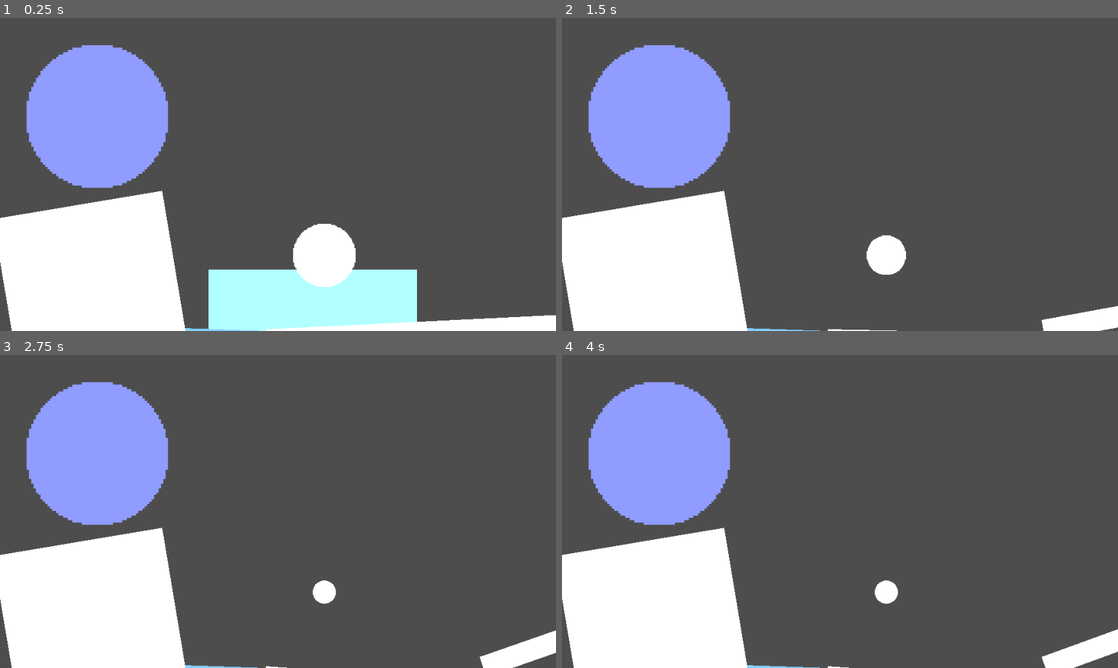
Above: before the commit, frames 1-4 (two rows, left to right).
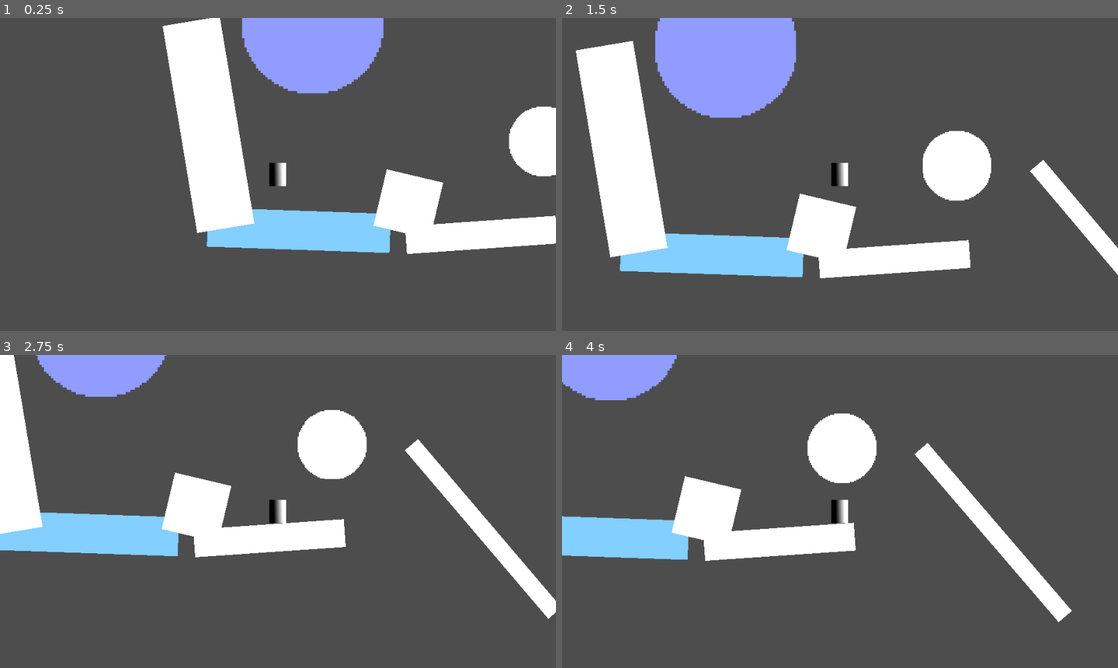
Above: after the commit, the same moments.

Repository: ManechLepage/PlatformerJam
Game: Godot game, scene res://Scenes/Map.tscn
Two runs of this game, one before a commit and one after it. Both use one fixed random seed, a clock stepped at 60 frames per second and the inputs below.
Inputs (mouse positions are in pixels of both pictures, inside the frame that each line leads up to):
- Up to frame 1 (0.25 s): no input
- Up to frame 2 (1.5 s): move the mouse to (962, 158) at 0.52 s; hold Right (Right) from 0.53 s (still down); click (962, 158) at 0.6 s; tap W (Jump) at 0.77 s; move the mouse to (728, 190) at 1.27 s; click (728, 190) at 1.35 s
- Up to frame 3 (2.75 s): tap W (Jump) at 1.52 s; move the mouse to (333, 442) at 2.02 s; release Right (Right) at 2.03 s; hold Left (Left) from 2.03 s (still down); click (333, 442) at 2.1 s
- Up to frame 4 (4 s): move the mouse to (812, 574) at 2.77 s; release Left (Left) at 2.78 s; hold Right (Right) from 2.78 s (still down); click (812, 574) at 2.85 s; tap W (Jump) at 3.02, 3.77 s; move the mouse to (1006, 558) at 3.52 s; click (1006, 558) at 3.6 s

The runs differ from the first frame. In frame 1, 53% of the frame differs, in the area x 0-100%, y 0-100%; in frame 2, 35%; in frame 3, 38%; in frame 4, 34%.

Commit message:
start waterfall

Diff:
--- a/platformer-jam/Scenes/Map.tscn
+++ b/platformer-jam/Scenes/Map.tscn
@@ -3,6 +3,8 @@
 [ext_resource type="Script" uid="uid://cgxit30qlrl5e" path="res://Global_animations.gd" id="1_7yn8b"]
 [ext_resource type="PackedScene" uid="uid://do7h5f4dt7trf" path="res://Scenes/Square.tscn" id="2_etk83"]
 [ext_resource type="PackedScene" uid="uid://dmscdkae8mbdb" path="res://Scenes/Circle.tscn" id="3_etk83"]
+[ext_resource type="PackedScene" uid="uid://jus0vffp4nem" path="res://Scenes/Player/player.tscn" id="4_qumfl"]
+[ext_resource type="PackedScene" uid="uid://dry82gupjq6pi" path="res://Scenes/waterfall.tscn" id="5_r08cw"]
 
 [sub_resource type="Animation" id="Animation_qumfl"]
 resource_name = "Lucidity"
@@ -10,58 +12,46 @@
 tracks/0/type = "value"
 tracks/0/imported = false
 tracks/0/enabled = true
-tracks/0/path = NodePath("T_door:position")
+tracks/0/path = NodePath("T_obstacle_cir:scale")
 tracks/0/interp = 1
 tracks/0/loop_wrap = true
 tracks/0/keys = {
-"times": PackedFloat32Array(0, 0.1),
-"transitions": PackedFloat32Array(1, 1),
-"update": 0,
-"values": [Vector2(360, 380.00003), Vector2(360, 560)]
-}
-tracks/1/type = "value"
-tracks/1/imported = false
-tracks/1/enabled = true
-tracks/1/path = NodePath("T_obstacle_cir:scale")
-tracks/1/interp = 1
-tracks/1/loop_wrap = true
-tracks/1/keys = {
 "times": PackedFloat32Array(0, 0.2),
 "transitions": PackedFloat32Array(1, 1),
 "update": 0,
 "values": [Vector2(1.205, 1.205), Vector2(0.396, 0.396)]
 }
+tracks/1/type = "value"
+tracks/1/imported = false
+tracks/1/enabled = true
+tracks/1/path = NodePath("T_rot_floor:rotation")
+tracks/1/interp = 1
+tracks/1/loop_wrap = true
+tracks/1/keys = {
+"times": PackedFloat32Array(0, 0.25),
+"transitions": PackedFloat32Array(1, 1),
+"update": 0,
+"values": [0.87266463, -0.34906584]
+}
 tracks/2/type = "value"
 tracks/2/imported = false
 tracks/2/enabled = true
-tracks/2/path = NodePath("T_rot_floor:rotation")
+tracks/2/path = NodePath("T_obstacle_cir_2:scale")
 tracks/2/interp = 1
 tracks/2/loop_wrap = true
 tracks/2/keys = {
-"times": PackedFloat32Array(0, 0.25),
-"transitions": PackedFloat32Array(1, 1),
-"update": 0,
-"values": [0.0, -0.34906584]
-}
-tracks/3/type = "value"
-tracks/3/imported = false
-tracks/3/enabled = true
-tracks/3/path = NodePath("T_obstacle_cir_2:scale")
-tracks/3/interp = 1
-tracks/3/loop_wrap = true
-tracks/3/keys = {
 "times": PackedFloat32Array(0, 0.2),
 "transitions": PackedFloat32Array(1, 1),
 "update": 0,
 "values": [Vector2(0.55, 0.55), Vector2(1.595, 1.595)]
 }
-tracks/4/type = "value"
-tracks/4/imported = false
-tracks/4/enabled = true
-tracks/4/path = NodePath("T_floor_2:rotation")
-tracks/4/interp = 1
-tracks/4/loop_wrap = true
-tracks/4/keys = {
+tracks/3/type = "value"
+tracks/3/imported = false
+tracks/3/enabled = true
+tracks/3/path = NodePath("T_floor_2:rotation")
+tracks/3/interp = 1
+tracks/3/loop_wrap = true
+tracks/3/keys = {
 "times": PackedFloat32Array(0, 0.2),
 "transitions": PackedFloat32Array(1, 1),
 "update": 0,
@@ -73,58 +63,46 @@
 tracks/0/type = "value"
 tracks/0/imported = false
 tracks/0/enabled = true
-tracks/0/path = NodePath("T_door:position")
+tracks/0/path = NodePath("T_obstacle_cir:scale")
 tracks/0/interp = 1
 tracks/0/loop_wrap = true
 tracks/0/keys = {
 "times": PackedFloat32Array(0),
 "transitions": PackedFloat32Array(1),
 "update": 0,
-"values": [Vector2(360, 380.00003)]
+"values": [Vector2(1, 1)]
 }
 tracks/1/type = "value"
 tracks/1/imported = false
 tracks/1/enabled = true
-tracks/1/path = NodePath("T_obstacle_cir:scale")
+tracks/1/path = NodePath("T_rot_floor:rotation")
 tracks/1/interp = 1
 tracks/1/loop_wrap = true
 tracks/1/keys = {
 "times": PackedFloat32Array(0),
 "transitions": PackedFloat32Array(1),
 "update": 0,
-"values": [Vector2(1, 1)]
+"values": [0.34906584]
 }
 tracks/2/type = "value"
 tracks/2/imported = false
 tracks/2/enabled = true
-tracks/2/path = NodePath("T_rot_floor:rotation")
+tracks/2/path = NodePath("T_obstacle_cir_2:scale")
 tracks/2/interp = 1
 tracks/2/loop_wrap = true
 tracks/2/keys = {
 "times": PackedFloat32Array(0),
 "transitions": PackedFloat32Array(1),
 "update": 0,
-"values": [0.34906584]
+"values": [Vector2(0.55, 0.55)]
 }
 tracks/3/type = "value"
 tracks/3/imported = false
 tracks/3/enabled = true
-tracks/3/path = NodePath("T_obstacle_cir_2:scale")
+tracks/3/path = NodePath("T_floor_2:rotation")
 tracks/3/interp = 1
 tracks/3/loop_wrap = true
 tracks/3/keys = {
-"times": PackedFloat32Array(0),
-"transitions": PackedFloat32Array(1),
-"update": 0,
-"values": [Vector2(0.55, 0.55)]
-}
-tracks/4/type = "value"
-tracks/4/imported = false
-tracks/4/enabled = true
-tracks/4/path = NodePath("T_floor_2:rotation")
-tracks/4/interp = 1
-tracks/4/loop_wrap = true
-tracks/4/keys = {
 "times": PackedFloat32Array(0),
 "transitions": PackedFloat32Array(1),
 "update": 0,
@@ -144,11 +122,6 @@
 autoplay = &"Lucidity"
 speed_scale = 0.0
 script = ExtResource("1_7yn8b")
-
-[node name="T_door" parent="." unique_id=166165308 instance=ExtResource("2_etk83")]
-modulate = Color(0.69484264, 1, 0.9988758, 1)
-position = Vector2(360, 380.00003)
-scale = Vector2(1.215, 2.62)
 
 [node name="T_ceiling" parent="." unique_id=333022209 instance=ExtResource("3_etk83")]
 modulate = Color(0.5648586, 0.6104487, 1, 1)
@@ -172,7 +145,7 @@
 scale = Vector2(2.605, 0.48)
 
 [node name="T_obstacle_cir" parent="." unique_id=102090910 instance=ExtResource("3_etk83")]
-position = Vector2(560, 409.00003)
+position = Vector2(567, 375)
 
 [node name="T_rot_floor" parent="." unique_id=924663462 instance=ExtResource("2_etk83")]
 position = Vector2(828, 521)
@@ -182,3 +155,21 @@
 [node name="T_obstacle_cir_2" parent="." unique_id=1595801041 instance=ExtResource("3_etk83")]
 position = Vector2(1130, 452)
 scale = Vector2(0.55, 0.55)
+
+[node name="Player" parent="." unique_id=1898798850 instance=ExtResource("4_qumfl")]
+position = Vector2(108, 374)
+
+[node name="Camera2D" type="Camera2D" parent="Player" unique_id=187496255]
+
+[node name="T_obstacle_sq_1" parent="." unique_id=166165308 instance=ExtResource("2_etk83")]
+position = Vector2(333, 483.99997)
+rotation = 0.23212878
+
+[node name="Square" parent="." unique_id=189950919 instance=ExtResource("2_etk83")]
+position = Vector2(1286, 484)
+rotation = 0.017453292
+scale = Vector2(1.835, 0.865)
+
+[node name="Waterfall" parent="." unique_id=1257707682 instance=ExtResource("5_r08cw")]
+position = Vector2(1290, 440)
+scale = Vector2(5, 5)
--- a/platformer-jam/Scenes/Player/player.tscn
+++ b/platformer-jam/Scenes/Player/player.tscn
@@ -47,7 +47,6 @@
 run = NodePath("../Running")
 fall = NodePath("../Fall")
 meditate_idle = NodePath("../MeditateIdle")
-friction = null
 
 [node name="Fall" type="Node" parent="StateMachine" unique_id=2110054641 node_paths=PackedStringArray("run", "idle")]
 script = ExtResource("5_0u5uq")
@@ -67,7 +66,6 @@
 idle = NodePath("../Idle")
 run = NodePath("../Running")
 fall = NodePath("../Fall")
-jump_force = 600.0
 
 [node name="MeditateIdle" type="Node" parent="StateMachine" unique_id=838991202 node_paths=PackedStringArray("idle", "fall", "meditate_running")]
 script = ExtResource("7_0u5uq")
--- /dev/null
+++ b/platformer-jam/Scenes/waterfall.tscn
@@ -0,0 +1,26 @@
+[gd_scene format=3 uid="uid://dry82gupjq6pi"]
+
+[sub_resource type="CanvasTexture" id="CanvasTexture_57qmd"]
+
+[sub_resource type="RectangleShape2D" id="RectangleShape2D_yf5fn"]
+size = Vector2(20, 70.86957)
+
+[node name="Waterfall" type="StaticBody2D" unique_id=1257707682]
+
+[node name="Head" type="Sprite2D" parent="." unique_id=954685481]
+modulate = Color(0.38928655, 0.38928664, 0.38928658, 1)
+position = Vector2(0, -21)
+scale = Vector2(20, 6.9)
+texture = SubResource("CanvasTexture_57qmd")
+
+[node name="Water" type="Sprite2D" parent="." unique_id=620774578]
+modulate = Color(0.13333334, 0.5137255, 1, 1)
+position = Vector2(2.4676322e-07, -10.000001)
+rotation = 1.5707964
+scale = Vector2(20, 6.9)
+texture = SubResource("CanvasTexture_57qmd")
+
+[node name="collision" type="CollisionShape2D" parent="." unique_id=526198721]
+position = Vector2(0, -12.225002)
+scale = Vector2(1, 0.345)
+shape = SubResource("RectangleShape2D_yf5fn")
--- a/platformer-jam/Scripts/Globals/game_manager.gd
+++ b/platformer-jam/Scripts/Globals/game_manager.gd
@@ -7,7 +7,8 @@
 var lucidity: float = 0
 
 func _ready() -> void:
-	lucid_test()
+	#lucid_test()
+	pass
 
 func lucid_test():
 	event_manager.change_lucidity(1)
--- a/platformer-jam/project.godot
+++ b/platformer-jam/project.godot
@@ -26,7 +26,6 @@
 window/size/window_width_override=1920
 window/size/window_height_override=1080
 window/stretch/mode="viewport"
-window/stretch/scale_mode="integer"
 
 [file_customization]
 
Not shown: 1 places in platformer-jam/Scenes/Object.tscn that only renumber resources
